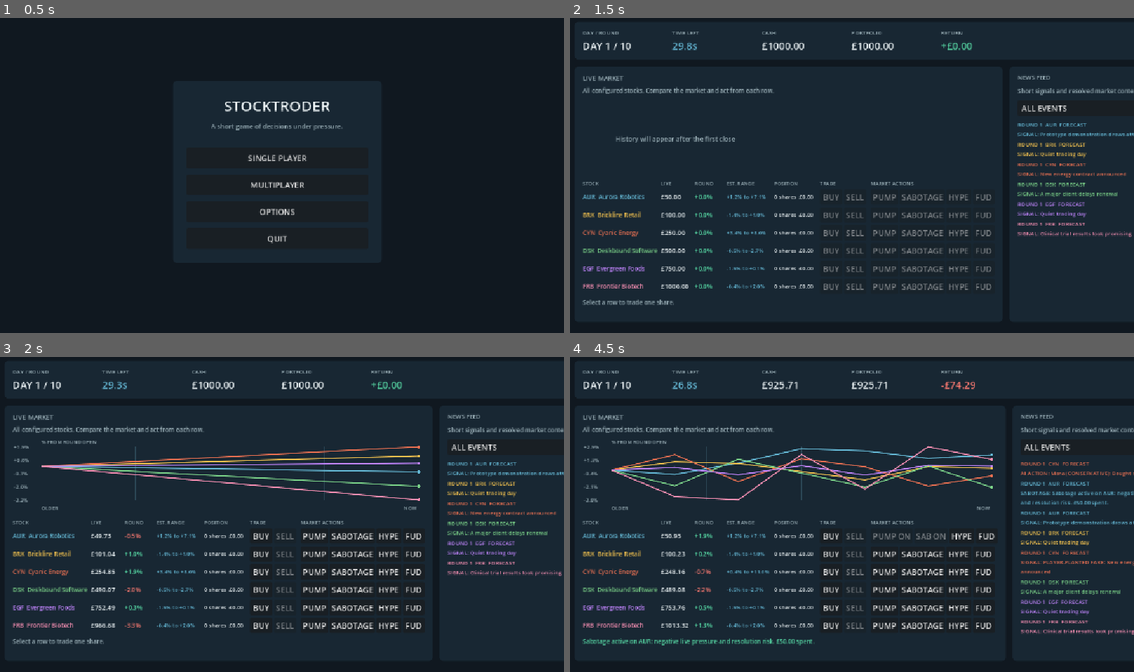
Above: before the commit, frames 1-4 (two rows, left to right).
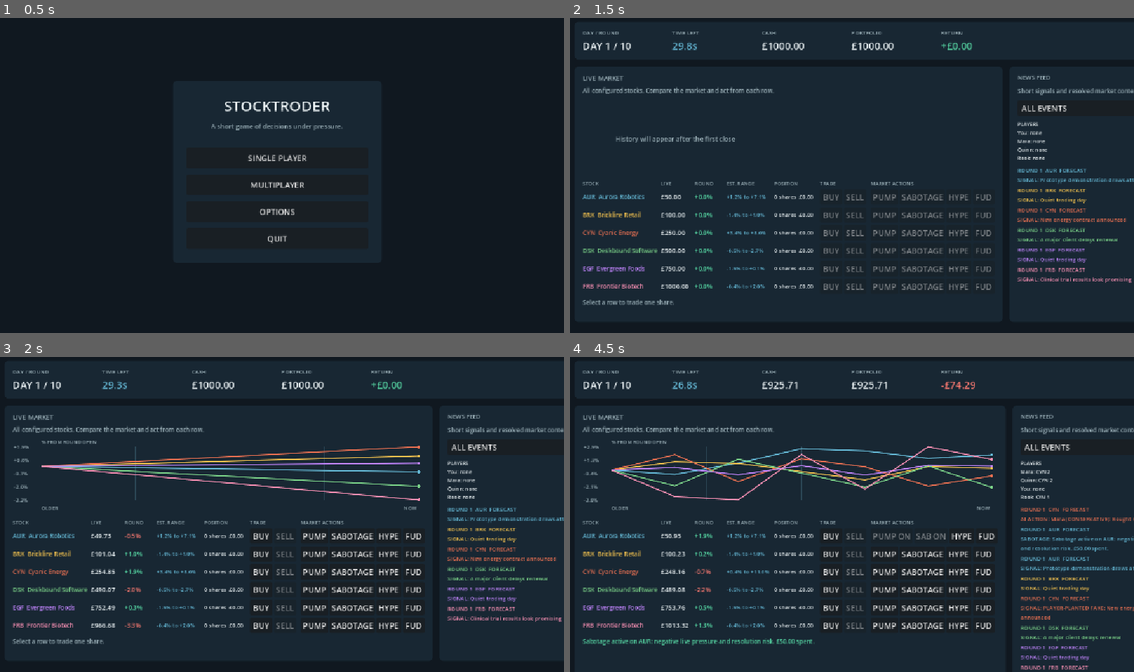
Above: after the commit, the same moments.

Repository: hardcoregandhi/stock-troder
Game: Godot game, scene res://scenes/main.tscn
The game is run twice, just before and just after one commit, with the same random seed, the same clock (stepped at 60 frames per second) and the same inputs.
Inputs:
- Up to frame 1 (0.5 s): no input
- Up to frame 2 (1.5 s): click "SINGLE PLAYER" at 0.5 s; click "START TRADING" at 1.25 s
- Up to frame 3 (2 s): no input
- Up to frame 4 (4.5 s): click "BUY" at 2 s; click "SELL" at 2.75 s; click "PUMP" at 3.5 s; click "SABOTAGE" at 4.25 s

Frame 1 is identical in both runs. In frame 2, 3.1% of the frame differs, in the area x 79-100%, y 32-85%; in frame 3, 3.1%; in frame 4, 4.3%, in the area x 79-100%, y 32-100%.

Commit message:
Add millionaire victory and live player holdings

Diff:
--- a/scripts/application/trading_session.gd
+++ b/scripts/application/trading_session.gd
@@ -23,6 +23,7 @@
 const DEFAULT_SEED: int = 42_4242
 const DAY_LENGTH_SECONDS: float = 30.0
 const MARKET_SAMPLE_INTERVAL_SECONDS: float = 0.5
+const MILLIONAIRE_TARGET_PENCE: int = 100_000_000
 
 var game_state: GameState
 var market_simulator: MarketSimulator
@@ -40,6 +41,7 @@
 var network_local_trading_ready: bool = false
 var network_rankings: Array[Dictionary] = []
 var completed_rounds: Array[Dictionary] = []
+var victory_player_id: int = 0
 var computer_players: Array[ComputerPlayer] = []
 var computer_player_states: Dictionary = {}
 
@@ -59,6 +61,7 @@
 	trade_service = TradeService.new()
 	market_sample_elapsed = 0.0
 	completed_rounds.clear()
+	victory_player_id = 0
 	computer_players.clear()
 	computer_player_states.clear()
 	if include_computer_players:
@@ -498,6 +501,14 @@
 		return
 	var resolved_day := game_state.current_day
 	var resolutions := market_simulator.resolve_day(game_state)
+	var millionaire_player_id := _millionaire_player_id()
+	if millionaire_player_id > 0:
+		victory_player_id = millionaire_player_id
+		game_state.phase = GameState.Phase.COMPLETE
+		for player_state in network_player_states.values():
+			player_state.phase = GameState.Phase.COMPLETE
+		for player_state in computer_player_states.values():
+			player_state.phase = GameState.Phase.COMPLETE
 	var is_final_day := game_state.phase == GameState.Phase.COMPLETE
 	completed_rounds.append(_round_record(resolved_day, resolutions))
 	if is_final_day:
@@ -546,6 +557,7 @@
 		"days_completed": state.total_days,
 		"holdings": state.holdings.duplicate(),
 		"ranking": _network_rankings(),
+		"victory_player_id": victory_player_id,
 		"completed_rounds": completed_rounds.duplicate(true),
 	}
 
@@ -618,3 +630,17 @@
 		if player.player_id == player_id:
 			return player.risk_profile
 	return "AI"
+
+func _millionaire_player_id() -> int:
+	var states: Dictionary = network_player_states if network_mode and network_is_host else {network_local_player_id: game_state}
+	if not network_mode:
+		for player_id in computer_player_states:
+			states[player_id] = computer_player_states[player_id]
+	var winner_id := 0
+	var winner_value := 0
+	for player_id in states:
+		var portfolio_value: int = states[player_id].portfolio_value_pence()
+		if portfolio_value >= MILLIONAIRE_TARGET_PENCE and portfolio_value > winner_value:
+			winner_id = int(player_id)
+			winner_value = portfolio_value
+	return winner_id
--- a/scripts/presentation/trading_dashboard.gd
+++ b/scripts/presentation/trading_dashboard.gd
@@ -35,6 +35,7 @@
 var row_labels: Dictionary = {}
 var news_feed: VBoxContainer
 var news_filter: OptionButton
+var opponent_holdings_label: Label
 var news_history: Array[Dictionary] = []
 var pause_layer: Control
 var start_trading_button: Button
@@ -221,6 +222,9 @@
 	news_filter.add_item("RESOLVED", 4)
 	news_filter.item_selected.connect(_on_news_filter_selected)
 	content.add_child(news_filter)
+	opponent_holdings_label = _label("PLAYERS\nLoading portfolios...", 10, TEXT)
+	opponent_holdings_label.autowrap_mode = TextServer.AUTOWRAP_WORD_SMART
+	content.add_child(opponent_holdings_label)
 	news_feed = VBoxContainer.new()
 	news_feed.size_flags_vertical = Control.SIZE_EXPAND_FILL
 	news_feed.add_theme_constant_override("separation", 5)
@@ -403,6 +407,15 @@
 	else:
 		_update_stock_rows(state)
 	_update_market_surface(state)
+	_update_opponent_holdings()
+
+func _update_opponent_holdings() -> void:
+	if opponent_holdings_label == null:
+		return
+	var lines: Array[String] = ["PLAYERS"]
+	for player in _display_rankings():
+		lines.append("%s: %s" % [str(player.get("display_name", "PLAYER %s" % str(player.get("player_id", "?")))), _holdings_text_from_dictionary(player.get("holdings", {}))])
+	opponent_holdings_label.text = "\n".join(lines)
 
 func _build_stock_rows(state: GameState) -> void:
 	for stock in state.stocks:
@@ -903,6 +916,9 @@
 	content.add_theme_constant_override("separation", 12)
 	summary_panel.add_child(content)
 	content.add_child(_label("RUN COMPLETE", 24, TEXT))
+	var winner_id := int(summary.get("victory_player_id", 0))
+	if winner_id > 0:
+		content.add_child(_label("MILLIONAIRE VICTORY: PLAYER %d" % winner_id, 15, POSITIVE))
 	content.add_child(_label("Starting cash: %s" % _format_pence(int(summary["starting_cash_pence"])), 14, TEXT))
 	content.add_child(_label("Final cash: %s" % _format_pence(int(summary["final_cash_pence"])), 16, TEXT))
 	var profit := int(summary["profit_loss_pence"])
